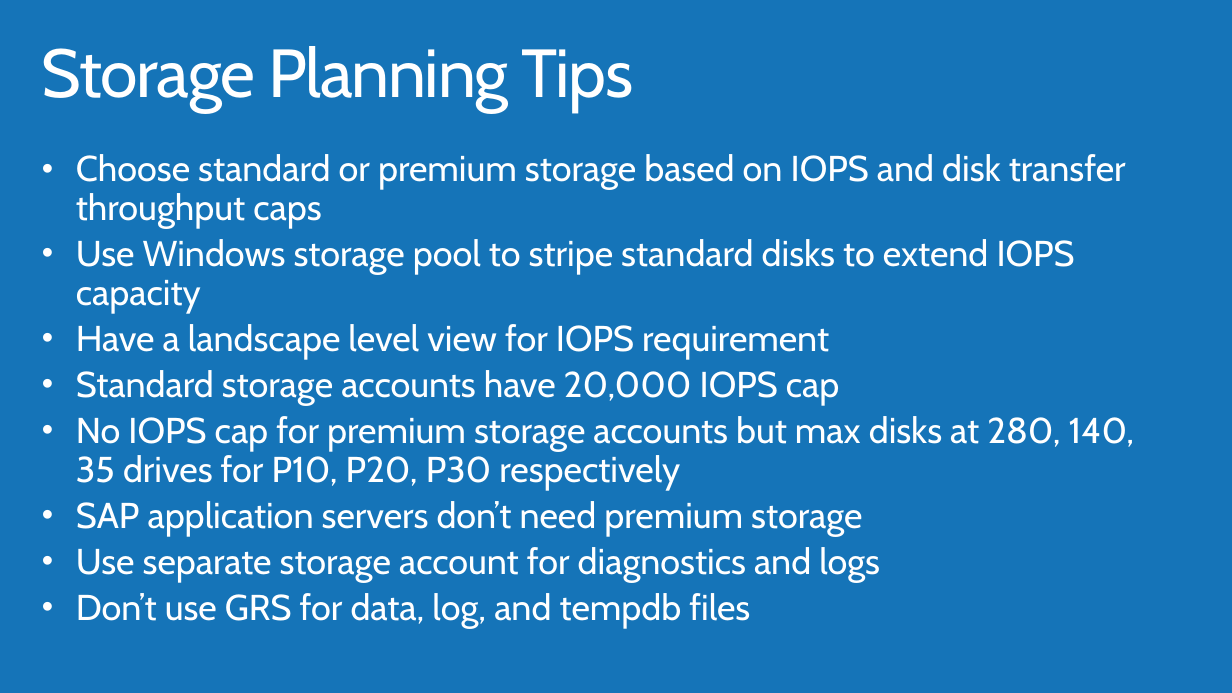
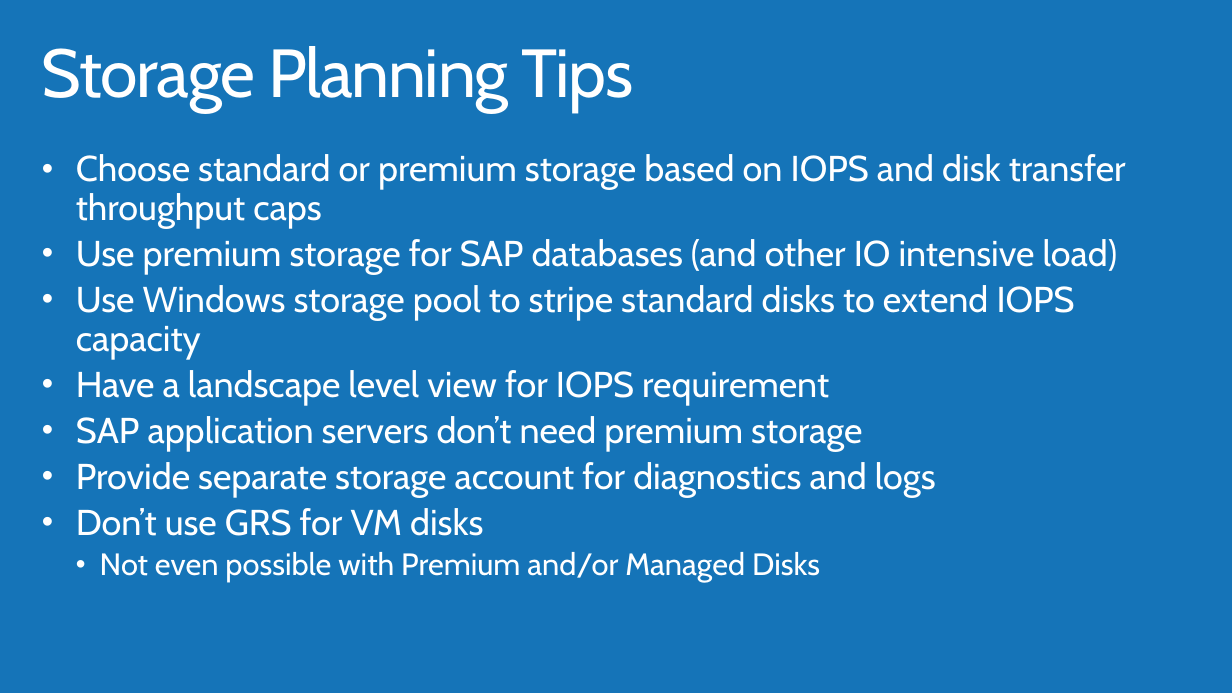
Before and after one commit to AzureCAT-GSI/SAP-on-Azure, a slide deck: slide 26 of Presentations/04_SAP_Netweaver_on_Azure_ADS.pptx (slide 23 before the commit). Drawn at 1232x693 pixels with LibreOffice and Linux fonts; fonts in the diff are those of the drawing; background and template pictures are left out. Boxes give left, top, right and bottom in pixels: in the first picture for what was removed or moved away, otherwise in the second. Text is boxed around its words. In the diff, an @@ line names an element or a change of style, - is before the commit and + after.

```diff
--- a/Presentations/04_SAP_Netweaver_on_Azure_ADS.pptx
+++ b/Presentations/04_SAP_Netweaver_on_Azure_ADS.pptx
@@ text at (76,239,1118,275): paragraph added @@
+• Use premium storage for SAP databases (and other IO intensive load)
@@ text at (76,370,1135,490): paragraphs removed @@
-• Standard storage accounts have 20,000 IOPS cap
-• No IOPS cap for premium storage accounts but max disks at 280, 140, 35 drives for P10, P20, P30 respectively
@@ text at (76,462,936,582): text changed @@
-• Use separate storage account for diagnostics and logs
-• Don’t use GRS for data, log, and tempdb files
+• Provide separate storage account for diagnostics and logs
+• Don’t use GRS for VM disks
+  • Not even possible with Premium and/or Managed Disks
```
Also in this commit, not shown: 39 other slides changed, 18 slides added, 21 slides removed, 18 other files.
